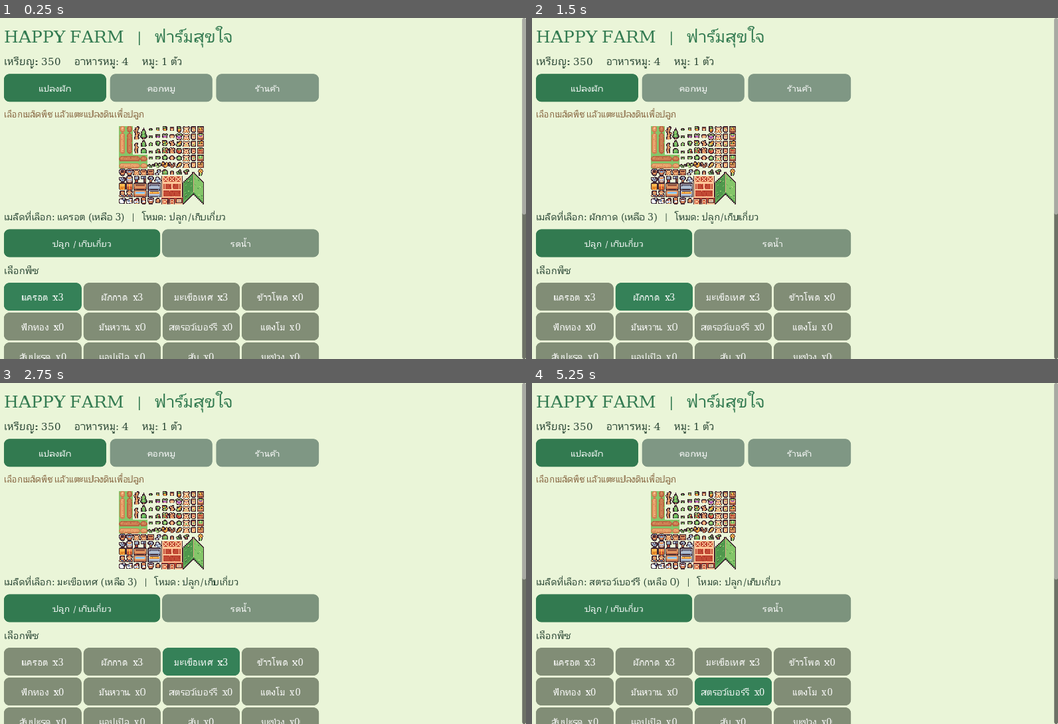
Above: before the commit, frames 1-4 (two rows, left to right).
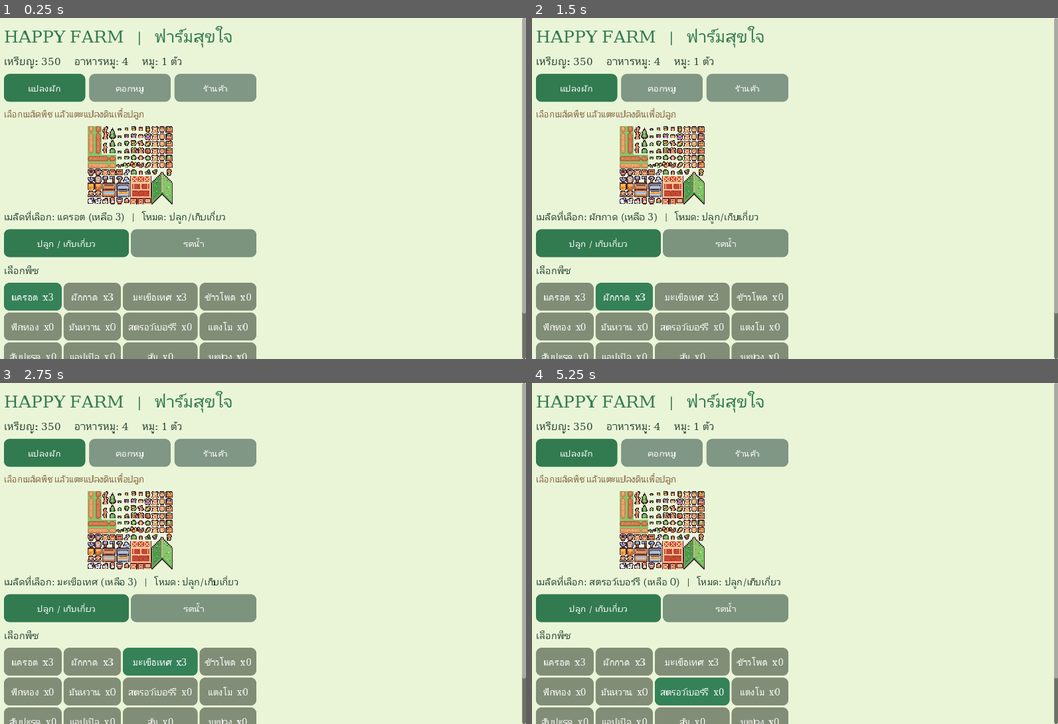
Above: after the commit, the same moments.

Repository: redfullmoon209-debug/happy-farm
Game: Godot game, scene res://scenes/Main.tscn
Two runs of this game, one before a commit and one after it. Both use one fixed random seed, a clock stepped at 60 frames per second and the inputs below.
Inputs:
- Up to frame 1 (0.25 s): no input
- Up to frame 2 (1.5 s): click "แครอต x3" at 0.5 s; click "ผักกาด x3" at 1.25 s
- Up to frame 3 (2.75 s): click "มะเขือเทศ x3" at 2 s
- Up to frame 4 (5.25 s): click "ข้าวโพด x0" at 2.75 s; click "ฟักทอง x0" at 3.5 s; click "มันหวาน x0" at 4.25 s; click "สตรอว์เบอร์รี x0" at 5 s

The runs differ from the first frame. In frame 1, 12% of the frame differs, in the area x 1-100%, y 16-100%; in frame 2, 13%; in frame 3, 13%; in frame 4, 13%.
Error after the commit: Parse Error: Member "ready" redefined (original in native class 'Button') (res://scripts/plot_view.gd:21)

Commit message:
Restore working Godot main script and integrate animated garden plots

Diff:
--- a/scripts/main.gd
+++ b/scripts/main.gd
@@ -3,6 +3,7 @@
 # Happy Farm - native Godot 4 game for PC and Chrome (web export).
 const SAVE_PATH = "user://happy_farm.json"
 const ATLAS = preload("res://assets/tiny_farm.png")
+const PLOT_VIEW = preload("res://scripts/plot_view.gd")
 const FONT = preload("res://assets/NotoSansThai-Regular.ttf")
 const CROPS = [
     {"name":"แครอต", "icon":"🥕", "cost":8, "sell":18, "seconds":15},
@@ -35,6 +36,7 @@
 var page: VBoxContainer
 var stat_label: Label
 var tab_row: HBoxContainer
+var plot_views: Array = []
 
 func _ready() -> void:
     load_state()
@@ -147,6 +149,7 @@
     if page == null:
         return
     clear_page()
+    plot_views.clear()
     label(page, "HAPPY FARM   |   ฟาร์มสุขใจ", 36, GREEN)
     label(page, "เหรียญ: %d     อาหารหมู: %d     หมู: %d ตัว" % [money, feed, pigs.size()], 22)
     var tabs := HBoxContainer.new()
@@ -199,25 +202,12 @@
     page.add_child(grid)
     for i in range(plots.size()):
         var cell: Dictionary = plots[i]
-        var title := "ช่อง %02d\nว่าง" % (i + 1)
-        var color := SOIL
-        if not cell.is_empty():
-            var id := int(cell.get("seed", 0))
-            var plant: Dictionary = CROPS[id]
-            var seconds := float(plant["seconds"])
-            var age := Time.get_unix_time_from_system() - float(cell.get("time", 0))
-            var wet := bool(cell.get("wet", false))
-            if age >= seconds and wet:
-                title = "%s\nเก็บเกี่ยว!" % plant["name"]
-                color = GREEN
-            elif not wet:
-                title = "%s\nรดน้ำ!" % plant["name"]
-                color = Color("#936944")
-            else:
-                title = "%s\nรออีก %ds" % [plant["name"], int(maxf(0.0, seconds - age))]
-                color = Color("#9d7d48")
-        var b := button(grid, title, plot_pressed.bind(i), color)
-        b.custom_minimum_size.y = 92
+        var plot = PLOT_VIEW.new()
+        plot.custom_minimum_size = Vector2(120, 135)
+        plot.pressed.connect(plot_pressed.bind(i))
+        grid.add_child(plot)
+        plot.set_plot(cell, CROPS)
+        plot_views.append(plot)
     label(page, "คำแนะนำ: เมล็ดซื้อได้ที่ร้านค้า; ต้นไม้ผลไม้ในเวอร์ชันทดสอบปลูกและเก็บเกี่ยวเช่นเดียวกับผัก", 17)
 
 func change_mode(value: String) -> void:
@@ -255,6 +245,11 @@
             status = "พืชยังไม่พร้อม ลองรดน้ำแล้วรอเติบโต"
     save_state()
     render()
+    if i < plot_views.size():
+        if mode == "water" and not plots[i].is_empty():
+            plot_views[i].animate_water()
+        else:
+            plot_views[i].animate_plant()
 
 func render_shop() -> void:
     label(page, "ร้านเมล็ดพันธุ์", 27, GREEN)
